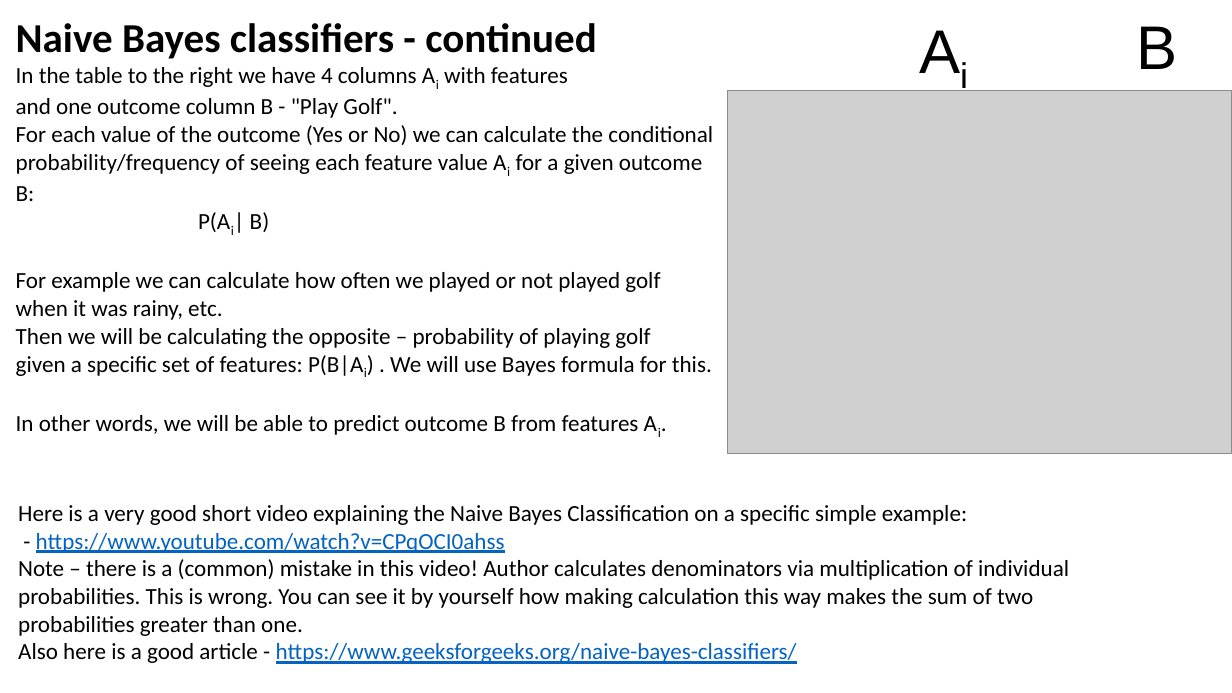
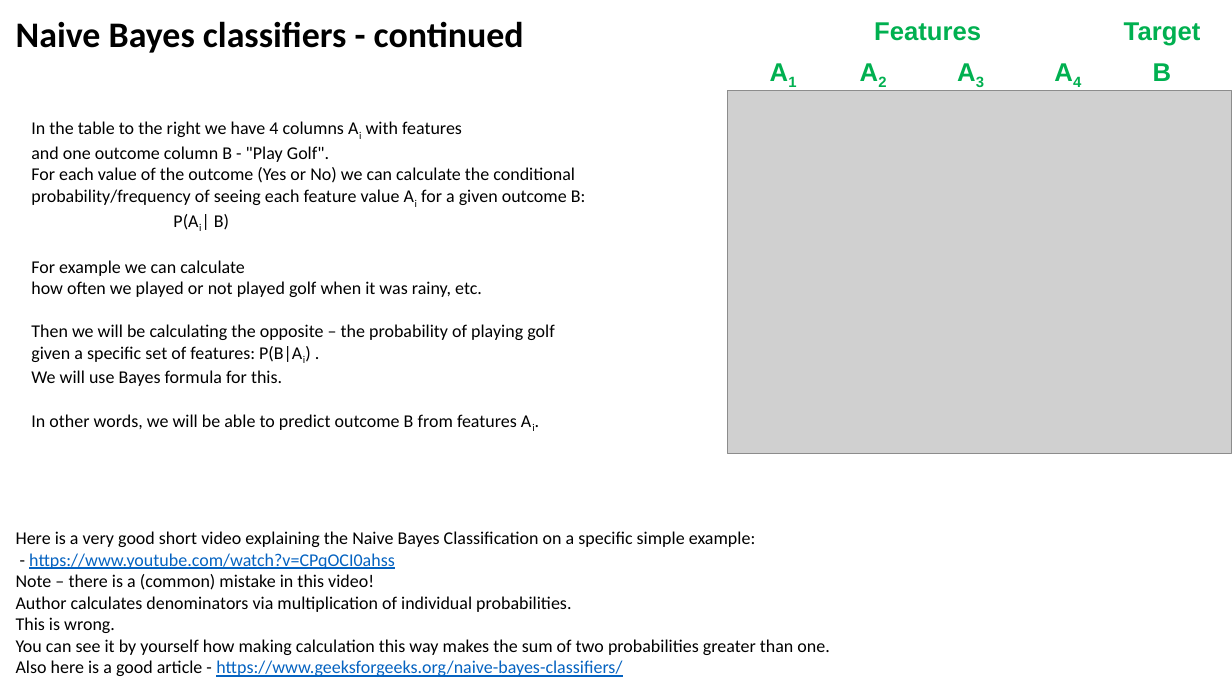
Before and after one commit to lselector/ml_ai_doc, a slide deck: slide 7 of Bayes_Bayesian.pptx (slide 3 before the commit). Drawn at 1232x693 pixels with LibreOffice and Linux fonts; fonts in the diff are those of the drawing; grey boxes stand for pictures. Boxes give left, top, right and bottom in pixels: in the first picture for what was removed or moved away, otherwise in the second. Text is boxed around its words. In the diff, an @@ line names an element or a change of style, - is before the commit and + after.

Commit message:
updated Bayes_Bayesian

```diff
--- a/Bayes_Bayesian.pptx
+++ b/Bayes_Bayesian.pptx
@@ text at (16, 23, 597, 59): paragraph removed @@
-Naive Bayes classifiers - continued
@@ text added at (16, 21, 524, 53), 28 pt, text #000000, bold @@
+Naive Bayes classifiers - continued
@@ text added at (874, 22, 1201, 46), 20 pt, text #00B050, bold @@
+Features Target
@@ text removed at (1137, 26, 1178, 69) @@
-B
@@ text at (1153, 63, 1172, 81): text changed; size 48 to 20 pt; text colour #000000 to #00B050; bold on @@
-Ai
+A1 A2 A3 A4 B
@@ text "In the table to the ...": place and size @@
-text "In the table to the ..." at (16, 23, 713, 435)
+text "In the table to the ..." at (31, 121, 586, 430)
@@ text at (31, 121, 586, 430): size 18 to 14 pt in "In the table to the right we ...", "and one outcome column B - "Play ...", "For each value of the outcome (Yes ...", "P(Ai| B)" and 1 more places @@
@@ text at (31, 260, 554, 386): text changed; size 18 to 14 pt @@
-For example we can calculate how often we played or not played golf when it was rainy, etc.
-Then we will be calculating the opposite – probability of playing golf
-given a specific set of features: P(B|Ai) . We will use Bayes formula for this.
+For example we can calculate
+how often we played or not played golf when it was rainy, etc.
+Then we will be calculating the opposite – the probability of playing golf
+given a specific set of features: P(B|Ai) .
+We will use Bayes formula for this.
@@ text "Here is a very good ...": place and size @@
-text "Here is a very good ..." at (18, 505, 1069, 664)
+text "Here is a very good ..." at (16, 531, 829, 677)
@@ text at (16, 531, 756, 677): size 18 to 14 pt in "Here is a very good short video ...", "- https://www.youtube.com/watch?v=CPqOCI0ahss", "Also here is a good article - ..." @@
@@ text at (16, 574, 829, 655): text changed; size 18 to 14 pt @@
-Note – there is a (common) mistake in this video! Author calculates denominators via multiplication of individual probabilities. This is wrong. You can see it by yourself how making calculation this way makes the sum of two probabilities greater than one.
+Note – there is a (common) mistake in this video!
+Author calculates denominators via multiplication of individual probabilities.
+This is wrong.
+You can see it by yourself how making calculation this way makes the sum of two probabilities greater than one.
```
Also in this commit, not shown: 7 other slides changed, 2 slides added, 1 other file.
